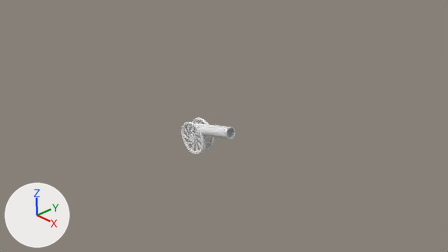
Two versions of the Blender file assets/Models/Cannon/cannon_01.blend, one commit apart.
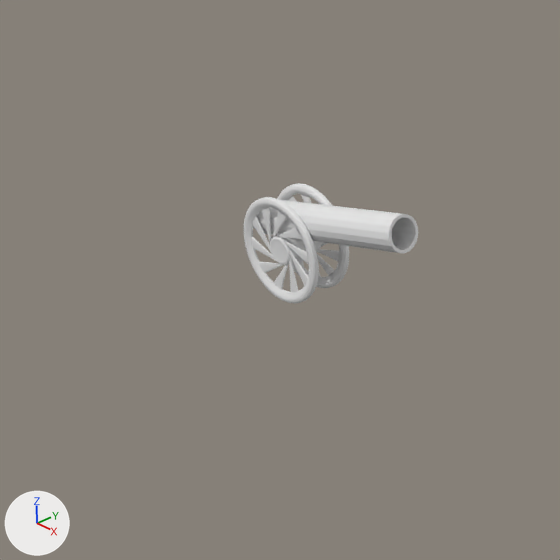
Old and new are each drawn from the file's camera 'Camera' and again close up on the part from 24% to 62% of the width and 24% to 93% of the height. Arrows for +X, +Y and +Z are at lower left; the lights stay in place.

The older version as bpy lines, for what is in view:
```python
ob_barrel = bpy.data.objects.new('Barrel', me_barrel)
ob_barrel.location = (-0.3, -0.345, 0.392)
ob_barrel.rotation_euler = (0.0, 1.309, 0.0)  # degrees (0, 75, 0)
ob_barrel.scale = (0.01, 0.01, 0.01)
ob_righttire_lefttire = bpy.data.objects.new('RightTire.LeftTire', me_righttire)
ob_righttire_lefttire.location = (0.0114, -0.444, -0.0133)
ob_righttire_lefttire.rotation_euler = (1.571, -3.142, 0.0)  # degrees (90, -180, 0)
ob_righttire_lefttire.scale = (0.01, 0.01, 0.01)
ob_righttire_lefttire_001 = bpy.data.objects.new('RightTire.LeftTire.001', me_righttire_001)
ob_righttire_lefttire_001.location = (-0.00495, -0.247, -0.0138)
ob_righttire_lefttire_001.rotation_euler = (1.571, -3.142, 3.142)  # degrees (90, -180, 180)
ob_righttire_lefttire_001.scale = (0.01, 0.01, 0.01)
ob_spokes_tire02 = bpy.data.objects.new('Spokes.Tire02', me_spokes)
ob_spokes_tire02.location = (0.0114, -0.444, -0.0133)
ob_spokes_tire02.rotation_euler = (1.571, -3.142, 0.0)  # degrees (90, -180, 0)
ob_spokes_tire02.scale = (0.01, 0.01, 0.01)
ob_spokes_tire02_001 = bpy.data.objects.new('Spokes.Tire02.001', me_spokes_001)
ob_spokes_tire02_001.location = (-0.00495, -0.247, -0.0138)
ob_spokes_tire02_001.rotation_euler = (1.571, -3.142, 3.142)  # degrees (90, -180, 180)
ob_spokes_tire02_001.scale = (0.01, 0.01, 0.01)
```
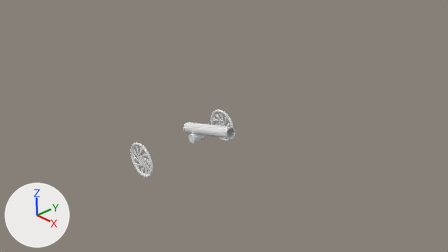
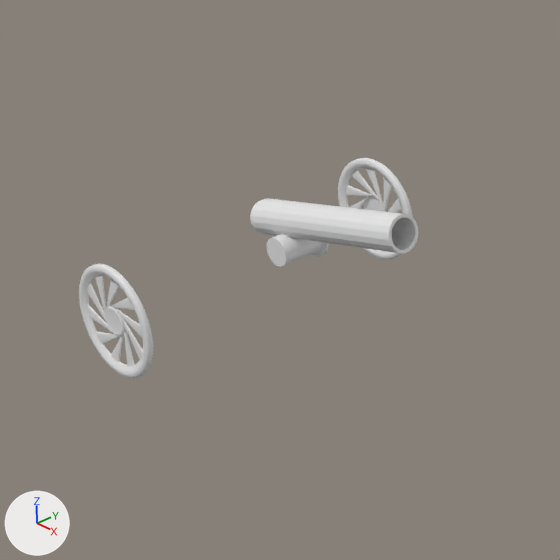
The change, as a list of edits to the scene's bpy script:
```text
Change ob_righttire_lefttire_001:
    add ob_righttire_lefttire_001.parent = ob_spokes_tire02_001
    add ob_righttire_lefttire_001.matrix_parent_inverse = Matrix(((100.0, 0.0000472, 0.0000181, 0.495), (0.0, 0.0, -100.0, -1.377), (-0.000044, 100.0, 0.0, 24.69), (0.0, 0.0, 0.0, 1.0)))
Change ob_spokes_tire02_001:
    ob_spokes_tire02_001.location: (-0.00495, -0.247, -0.0138) -> (-0.00495, 0.362, -0.0138)
Change ob_spokes_tire02:
    ob_spokes_tire02.location: (0.0114, -0.444, -0.0133) -> (0.0114, -1.801, -0.0133)
Change ob_righttire_lefttire:
    add ob_righttire_lefttire.parent = ob_spokes_tire02
    add ob_righttire_lefttire.matrix_parent_inverse = Matrix(((-100.0, -0.0000145, 0.0000121, 1.141), (-0.0000137, 0.0000145, -100.0, -1.326), (0.000338, -100.0, -0.0000152, -44.36), (0.0, 0.0, 0.0, 1.0)))
```

Pixel boxes [x1, y1, x2, y2] of what changed, in the close-ups (560 x 560 px):
'RightTire.LeftTire', moved
    before: [244, 197, 319, 303]
    after: [79, 264, 153, 378]
'Spokes.Tire02', moved
    before: [252, 208, 309, 293]
    after: [87, 276, 143, 366]
'RightTire.LeftTire.001', moved
    before: [277, 183, 349, 288]
    after: [338, 158, 413, 259]
'Spokes.Tire02.001', moved
    before: [288, 194, 339, 277]
    after: [346, 168, 402, 213]
